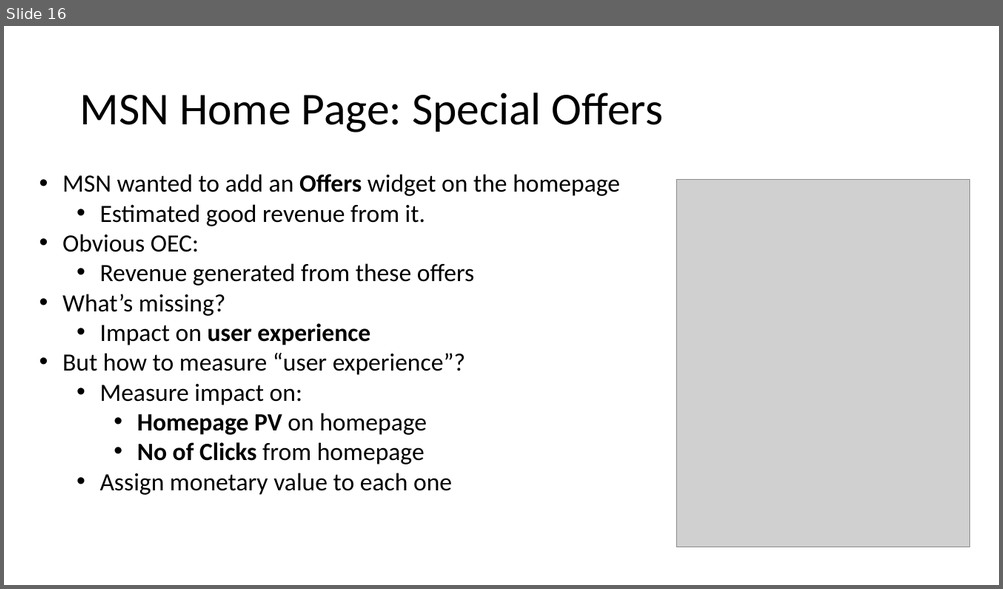
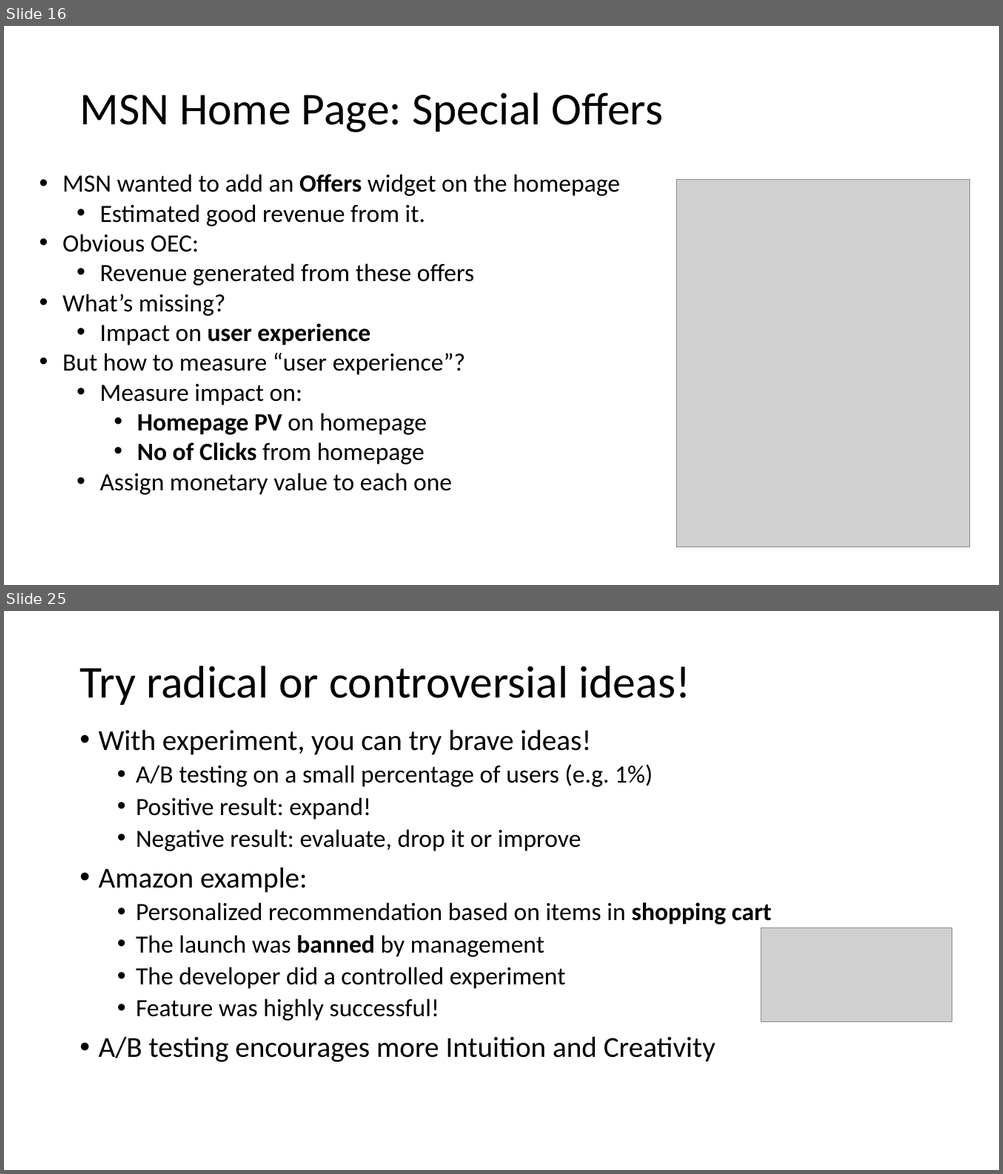
Before and after one commit to patng323/learn, a slide deck: FieldExperiments/AB Testing.pptx. Shown one above the other, each under a label of ours: slide 16 before the commit, slides 16 and 25 after it; the slides between them are not shown. The pictures are 1003x589 and 1003x1174 pixels, drawn with LibreOffice and Linux fonts; fonts in the diff are those of the drawing; grey boxes stand for pictures. Boxes give left, top, right and bottom in pixels: in the first picture for what was removed or moved away, otherwise in the second. Text is boxed around its words. In the diff, an @@ line names an element or a change of style, - is before the commit and + after.

```diff
--- a/FieldExperiments/AB Testing.pptx
+++ b/FieldExperiments/AB Testing.pptx
@@ slide 25 added at (x1=4, y1=611, x2=999, y2=1170), background #FFFFFF @@
@@ title added at (x1=79, y1=666, x2=691, y2=705), 44 pt, text #000000 @@
+Try radical or controversial ideas!
@@ text added at (x1=99, y1=729, x2=771, y2=1062), 24 pt, text #000000 @@
+• With experiment, you can try brave ideas!
+  • A/B testing on a small percentage of users (e.g. 1%)
+  • Positive result: expand!
+  • Negative result: evaluate, drop it or improve
+• Amazon example:
+  • Personalized recommendation based on items in shopping cart
+  • The launch was banned by management
+  • The developer did a controlled experiment
+  • Feature was highly successful!
+• A/B testing encourages more Intuition and Creativity
@@ picture added at (x1=760, y1=928, x2=952, y2=1022) @@
```
Also in this commit, not shown: 11 slides changed, 11 other slides added, 4 slides removed.
